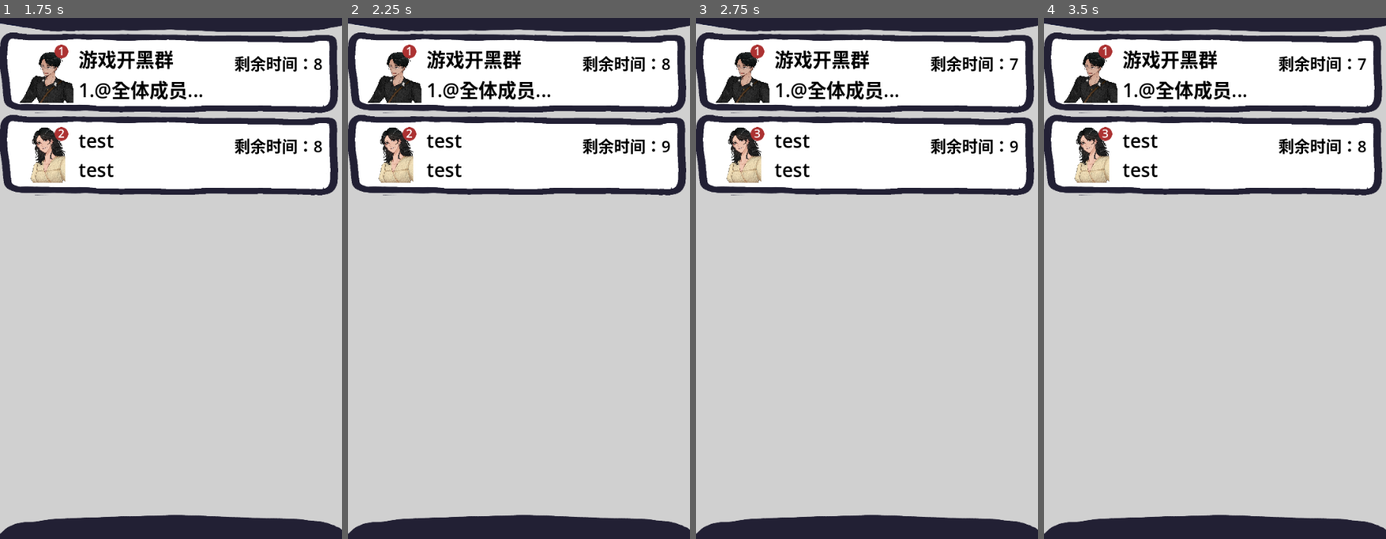
Above: before the commit, frames 1-4 (left to right).
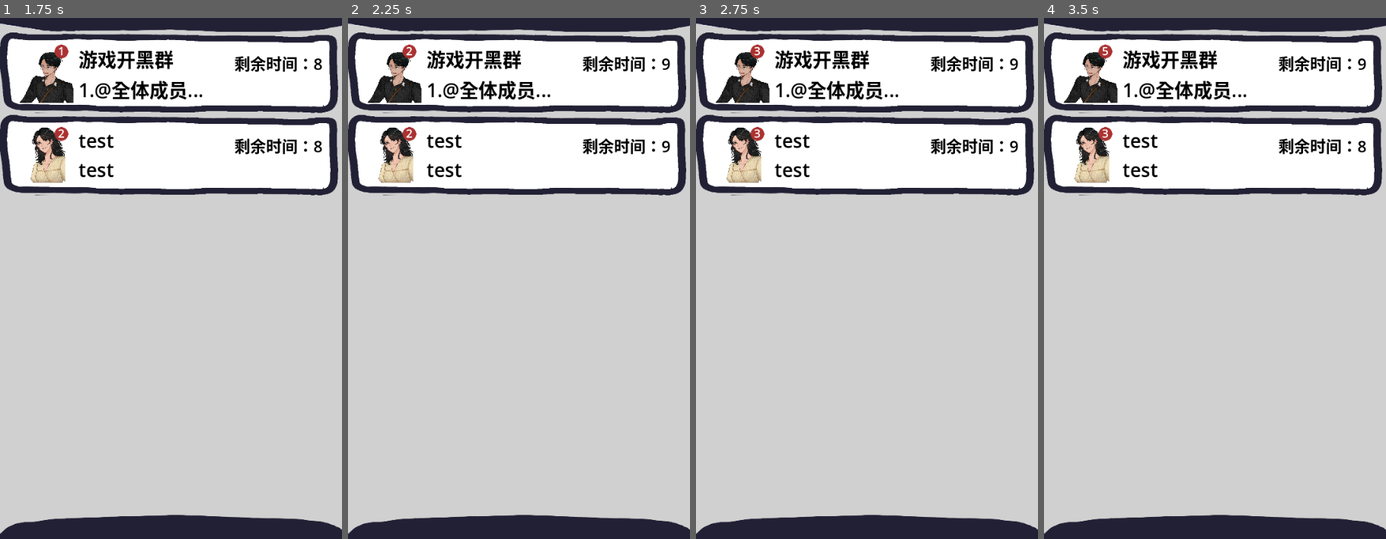
Above: after the commit, the same moments.

Repository: zhitian111/chat-bubble
Game: Godot game, scene res://chat_list/chat_board.tscn
The game is run twice, just before and just after one commit, with the same random seed, the same clock (stepped at 60 frames per second) and the same inputs. This scene is started directly instead of the project's main scene. The engine's default icon, where the game draws it, is replaced by a stand-in: a white triangle on a blue panel in a dark square.
Inputs (mouse positions are in pixels of both pictures, inside the frame that each line leads up to):
- Up to frame 1 (1.75 s): move the mouse to (246, 242) at 0.52 s; tap Enter at 1.25 s; move the mouse to (102, 304) at 1.27 s
- Up to frame 2 (2.25 s): move the mouse to (553, 137) at 2.02 s
- Up to frame 3 (2.75 s): no input
- Up to frame 4 (3.5 s): tap Space at 2.75 s; move the mouse to (1197, 393) at 2.77 s

Frame 1 is identical in both runs. In frame 2, less than 0.1% of the frame differs, in the area x 16-95%, y 5-10%; in frame 3, less than 0.1%; in frame 4, less than 0.1%.

Commit message:
chat_final

Diff:
--- a/characters/game_group.tscn
+++ b/characters/game_group.tscn
@@ -38,8 +38,8 @@
 tracks/0/interp = 1
 tracks/0/loop_wrap = true
 tracks/0/keys = {
-"times": PackedFloat32Array(0, 0.5, 1.5),
-"transitions": PackedFloat32Array(1, 1, 1),
+"times": PackedFloat32Array(0, 0.5, 1.5, 2, 2.5, 3, 3.5, 4, 4.5),
+"transitions": PackedFloat32Array(1, 1, 1, 1, 1, 1, 1, 1, 1),
 "values": [{
 "args": ["666", "无语", "哈哈哈"],
 "method": &"set_choice"
@@ -49,6 +49,24 @@
 }, {
 "args": [],
 "method": &"dialog_end"
+}, {
+"args": ["1.@全体成员，请在10秒钟内在该群聊中发送至少一条文字消息，否则将被踢出群聊！！", "群主"],
+"method": &"add_sentence"
+}, {
+"args": ["1.@全体成员，请在10秒钟内在该群聊中发送至少一条文字消息，否则将被踢出群聊！！", "群主"],
+"method": &"add_sentence"
+}, {
+"args": ["1.@全体成员，请在10秒钟内在该群聊中发送至少一条文字消息，否则将被踢出群聊！！", "群主"],
+"method": &"add_sentence"
+}, {
+"args": ["1.@全体成员，请在10秒钟内在该群聊中发送至少一条文字消息，否则将被踢出群聊！！", "群主"],
+"method": &"add_sentence"
+}, {
+"args": ["1.@全体成员，请在10秒钟内在该群聊中发送至少一条文字消息，否则将被踢出群聊！！", "群主"],
+"method": &"add_sentence"
+}, {
+"args": ["1.@全体成员，请在10秒钟内在该群聊中发送至少一条文字消息，否则将被踢出群聊！！", "群主"],
+"method": &"add_sentence"
 }]
 }
 
--- a/chat/chat.gd
+++ b/chat/chat.gd
@@ -45,7 +45,8 @@
 
 	$AnimationPlayer.play("dialog")
 
-
+	progress_bar.z_index = 1
+	progress_bar.tint_progress = Color(0, 1, 0, 1)
 
 func start_choosing():
 	buttons.visible = true
@@ -55,15 +56,23 @@
 func _process(delta: float) -> void:
 	progress_bar.value = timer.time_left
 	if !timer.is_stopped() && !done:
-		progress_bar.tint_progress += delta*(Color(1,1,1,1) - Color(0, 1, 0, 0.835))/time_length
+		progress_bar.tint_progress += delta*(Color(1,1,1,1) - Color(0, 1, 0, 1))/time_length
 
 func end_choosing():
 	done = true
 	timer.paused = true
 
 	chosen.emit()
+	if timer.time_left * 1.0 < 1.0/3.0*time_length:
+		var rate = rating.instantiate()
+		rate.set_type(rate.rating.nice)
+		self.add_child(rate)
 
-	if timer.time_left * 1.0 <= 2.0/3.0*time_length:
+		rate.start()
+
+		rate.global_position = get_viewport().get_mouse_position() - Vector2(rate.size.x/2,rate.size.y/2) + self.global_position
+
+	if timer.time_left * 1.0 <= 2.0/3.0*time_length && timer.time_left * 1.0 >= 1.0/3.0*time_length:
 		var rate = rating.instantiate()
 		rate.set_type(rate.rating.good)
 		self.add_child(rate)
@@ -71,6 +80,7 @@
 		rate.start()
 
 		rate.global_position = get_viewport().get_mouse_position() - Vector2(rate.size.x/2,rate.size.y/2) + self.global_position
+
 	if timer.time_left * 1.0 > 2.0/3.0*time_length:
 		var rate = rating.instantiate()
 		rate.set_type(rate.rating.perfect)
--- a/chat/chat.tscn
+++ b/chat/chat.tscn
@@ -145,6 +145,7 @@
 one_shot = true
 
 [node name="TextureProgressBar" type="TextureProgressBar" parent="."]
+z_index = 1
 layout_mode = 0
 offset_top = 104.0
 offset_right = 540.0
--- a/chat_bubble/chat_bubble.tscn
+++ b/chat_bubble/chat_bubble.tscn
@@ -18,6 +18,7 @@
 
 [sub_resource type="SystemFont" id="SystemFont_yel16"]
 font_names = PackedStringArray("Microsoft YaHei")
+subpixel_positioning = 0
 
 [sub_resource type="LabelSettings" id="LabelSettings_bqa2p"]
 font = SubResource("SystemFont_yel16")
@@ -26,9 +27,6 @@
 
 [node name="chat_bubble" type="Label"]
 custom_minimum_size = Vector2(200, 0)
-anchors_preset = -1
-anchor_right = 0.185
-anchor_bottom = 0.116
 offset_right = -0.119995
 offset_bottom = -0.167999
 grow_horizontal = 2
--- a/choose_sentence/rating/rating.gd
+++ b/choose_sentence/rating/rating.gd
@@ -3,12 +3,14 @@
 @onready var perfect_texture = $perfect
 @onready var good_texture = $good
 @onready var bad_texture = $bad
+@onready var nice_texture = $nice
 @onready var timer = $Timer
 
 enum rating{
 	good,
 	bad,
-	perfect
+	perfect,
+	nice
 }
 
 var speed = 100.0
@@ -25,14 +27,23 @@
 		good_texture.show()
 		perfect_texture.queue_free()
 		bad_texture.queue_free()
+		nice_texture.queue_free()
 	if type == rating.bad:
 		bad_texture.show()
 		good_texture.queue_free()
 		perfect_texture.queue_free()
+		nice_texture.queue_free()
 	if type == rating.perfect:
 		perfect_texture.show()
 		good_texture.queue_free()
 		bad_texture.queue_free()
+		nice_texture.queue_free()
+	if type == rating.nice:
+		nice_texture.show()
+		good_texture.queue_free()
+		bad_texture.queue_free()
+		perfect_texture.queue_free()
+
 	is_started = true
 	timer.start()
 
--- a/choose_sentence/rating/rating.tscn
+++ b/choose_sentence/rating/rating.tscn
@@ -1,9 +1,10 @@
-[gd_scene load_steps=5 format=3 uid="uid://c4ntj6ogailif"]
+[gd_scene load_steps=6 format=3 uid="uid://c4ntj6ogailif"]
 
 [ext_resource type="Script" path="res://choose_sentence/rating/rating.gd" id="1_ateax"]
 [ext_resource type="Texture2D" uid="uid://15oaqpbapytl" path="res://assets/pgmn/Perfect.png" id="2_dsxle"]
 [ext_resource type="Texture2D" uid="uid://b82gm6enejiiv" path="res://assets/pgmn/Great.png" id="3_057dm"]
 [ext_resource type="Texture2D" uid="uid://doyro0py5q2n1" path="res://assets/pgmn/Miss.png" id="4_tbaca"]
+[ext_resource type="Texture2D" uid="uid://rodw5mx85flm" path="res://assets/pgmn/Nice-1.png" id="5_b3xfb"]
 
 [node name="rating" type="CenterContainer"]
 anchors_preset = 15
@@ -36,6 +37,13 @@
 texture = ExtResource("4_tbaca")
 expand_mode = 3
 
+[node name="nice" type="TextureRect" parent="."]
+visible = false
+custom_minimum_size = Vector2(0, 64)
+layout_mode = 2
+texture = ExtResource("5_b3xfb")
+expand_mode = 3
+
 [node name="Timer" type="Timer" parent="."]
 wait_time = 0.5
 
--- a/dialogs/dialogs.gd
+++ b/dialogs/dialogs.gd
@@ -9,9 +9,9 @@
 func set_choice(choice1:String,choice2:String,choice3:String):
 	print(choice1,choice2,choice3)
 	choose.set_text(choice1,choice2,choice3)
-func _ready() -> void:
-	$mine_bubble.queue_free()
-	$others_bubble.queue_free()
+#func _ready() -> void:
+	#$mine_bubble.queue_free()
+	#$others_bubble.queue_free()
 	# add_sentence("Hello, how are you?", 0)
 	# add_sentence("I'm fine, thanks for asking.", 1)
 	# $controller.play("dialog")
@@ -20,8 +20,13 @@
 func add_label(sentence: Label, poster:String) -> void:
 	add_sentence(sentence.text, poster)
 
+
+
 func add_sentence(sentence: String, poster:String) -> void:
 	var tween = get_tree().create_tween()
+
+	print(self.size)
+
 	if poster != "me":
 		new_message.emit(sentence, poster)
 
--- a/dialogs/dialogs.tscn
+++ b/dialogs/dialogs.tscn
@@ -1,29 +1,15 @@
-[gd_scene load_steps=4 format=3 uid="uid://7u5tp0a0pyk2"]
+[gd_scene load_steps=2 format=3 uid="uid://7u5tp0a0pyk2"]
 
-[ext_resource type="PackedScene" uid="uid://2n21asxdjxhp" path="res://chat_bubble/mine/mine_bubble.tscn" id="1_6ai3x"]
 [ext_resource type="Script" path="res://dialogs/dialogs.gd" id="1_aiebn"]
-[ext_resource type="PackedScene" uid="uid://qvxyry0dp7wu" path="res://chat_bubble/others/others_bubble.tscn" id="2_ap8id"]
 
 [node name="dialogs" type="GridContainer"]
-anchors_preset = 15
-anchor_right = 1.0
-anchor_bottom = 1.0
-grow_horizontal = 2
-grow_vertical = 2
+custom_minimum_size = Vector2(540, 0)
+offset_right = 540.0
 columns = 2
 script = ExtResource("1_aiebn")
 
 [node name="placeholder1" type="Control" parent="."]
 layout_mode = 2
 
-[node name="mine_bubble" parent="." instance=ExtResource("1_6ai3x")]
-layout_mode = 2
-
-[node name="others_bubble" parent="." instance=ExtResource("2_ap8id")]
-layout_mode = 2
-
 [node name="placeholder2" type="Control" parent="."]
 layout_mode = 2
-
-[editable path="mine_bubble"]
-[editable path="others_bubble"]
--- /dev/null
+++ b/inf_mode/inf_characters.gd
@@ -0,0 +1,19 @@
+extends Control
+
+var chat = preload("res://chat/chat.tscn")
+var start_position = Vector2(5400,9600)
+
+func _ready() -> void:
+	$"../Timer".start()
+
+func create_new_chat()->void:
+	var new_chat = chat.instantiate()
+	new_chat.position+=start_position
+	new_chat.position+=Vector2(540,0)*get_child_count()
+	self.add_child(new_chat)
+
+
+func _on_timer_timeout() -> void:
+	var tem = randi()%4
+	if tem == 0:
+		create_new_chat()
--- /dev/null
+++ b/inf_mode/inf_mode_chat_board.gd
@@ -0,0 +1,53 @@
+extends Control
+@export var chat = preload("res://chat_list/single_chat.tscn")
+@export var miss= preload("res://miss/miss.tscn")
+@onready var vbox = $ChatList
+@onready var camera = $Camera2D
+@onready var characters=$characters
+var chats: Dictionary
+var chat_objs:Dictionary={}
+var cameras: Dictionary = {}
+func _ready() -> void:
+	camera.make_current()
+	for c in characters.get_children():
+		chat_objs[c.chat_name]=c
+	for c in chat_objs.values():
+		c.connect("all_info", Callable(self, "_on_all_info_received"))
+		c.connect("back",Callable(self,"_on_chat_back"))
+		c.connect("chosen",Callable(self,"chosen").bind(c))
+	print(chat_objs)
+func _on_all_info_received(message: String, poster: String, time: int, name: String, _camera: Camera2D) -> void:
+	add_chat(game.avatars[name], name, message, float(time))
+	cameras[name]=_camera
+func add_chat(path: String, namee: String, textt: String, timee: float):
+	if !chats.has(namee):
+		var c = chat.instantiate()
+		vbox.add_child(c)
+		vbox.move_child(c, 0)
+		c.init(path, namee, textt)
+		chats[namee] = c
+		c.connect("chat_button_pressed", Callable(self, "_on_chat_button_pressed").bind(c))
+		c.connect("time_end",Callable(self,"_on_time_end").bind(c))
+	chats[namee].set_timer(timee)
+	add_point(namee)
+func add_point(namee: String):
+	chats[namee].set_number(chats[namee].get_number() + 1)
+	chats[namee].add_point()
+func chosen(sender:Node):
+	for key in chat_objs.keys():
+		if chat_objs[key] == sender:
+			print(key)
+			chats[key].chosen()
+func _on_chat_button_pressed(sender: Node):
+	for key in chats.keys():
+		if chats[key] == sender:
+			cameras[key].make_current()
+func _on_time_end(sender:Node):
+	for key in chats.keys():
+		if chats[key] == sender:
+			chats[key].set_message("你已被拉黑")
+	var m=miss.instantiate()
+	get_tree().current_scene.add_child(m)
+
+func _on_chat_back() -> void:
+	camera.make_current()
--- /dev/null
+++ b/inf_mode/inf_mode_chat_board.tscn
@@ -0,0 +1,88 @@
+[gd_scene load_steps=8 format=3 uid="uid://clj5183xngyuf"]
+
+[ext_resource type="Script" path="res://chat_board.gd" id="1_4ty8s"]
+[ext_resource type="Texture2D" uid="uid://sn53n2kcr5uw" path="res://assets/menu/menu_top.png" id="2_c00ie"]
+[ext_resource type="Texture2D" uid="uid://ci1jympqhobx" path="res://assets/menu/menu_bottom.png" id="3_c8imd"]
+[ext_resource type="PackedScene" uid="uid://v0k4wvdk3cpg" path="res://chat/chat.tscn" id="4_rwvhy"]
+[ext_resource type="Script" path="res://inf_mode/inf_characters.gd" id="4_xa7pj"]
+[ext_resource type="PackedScene" uid="uid://ss5iryjqoobs" path="res://characters/game_group.tscn" id="5_46qjk"]
+
+[sub_resource type="LabelSettings" id="LabelSettings_tow6j"]
+font_size = 40
+font_color = Color(0, 0, 0, 1)
+
+[node name="infModeChatBoard" type="Control"]
+layout_mode = 3
+anchors_preset = 0
+script = ExtResource("1_4ty8s")
+
+[node name="ColorRect" type="ColorRect" parent="."]
+z_index = -100
+layout_mode = 0
+offset_right = 540.0
+offset_bottom = 961.0
+color = Color(0.815686, 0.815686, 0.815686, 1)
+
+[node name="top" type="Label" parent="."]
+layout_mode = 2
+offset_right = 310.0
+offset_bottom = 55.0
+text = "                       微Q"
+label_settings = SubResource("LabelSettings_tow6j")
+
+[node name="MenuTop" type="Sprite2D" parent="top"]
+position = Vector2(270, 49.9375)
+scale = Vector2(0.48, 0.328279)
+texture = ExtResource("2_c00ie")
+
+[node name="ChatList" type="VBoxContainer" parent="."]
+layout_mode = 2
+offset_left = 20.0
+offset_top = 120.0
+offset_right = 20.0
+offset_bottom = 120.0
+theme_override_constants/separation = 130
+
+[node name="bottom" type="Label" parent="."]
+layout_mode = 2
+offset_left = 237.0
+offset_top = 905.0
+offset_right = 308.0
+offset_bottom = 960.0
+size_flags_horizontal = 0
+size_flags_vertical = 8
+text = "微Q"
+label_settings = SubResource("LabelSettings_tow6j")
+
+[node name="MenuBottom" type="Sprite2D" parent="bottom"]
+position = Vector2(34, 7)
+scale = Vector2(0.480889, 0.395221)
+texture = ExtResource("3_c8imd")
+
+[node name="Camera2D" type="Camera2D" parent="."]
+position = Vector2(270, 480)
+
+[node name="Timer" type="Timer" parent="."]
+wait_time = 0.5
+
+[node name="characters" type="Control" parent="."]
+anchors_preset = 0
+offset_right = 40.0
+offset_bottom = 40.0
+script = ExtResource("4_xa7pj")
+
+[node name="test" parent="characters" instance=ExtResource("4_rwvhy")]
+layout_mode = 1
+offset_left = 1100.0
+offset_right = 1640.0
+offset_bottom = 960.0
+
+[node name="游戏开黑群" parent="characters" instance=ExtResource("5_46qjk")]
+layout_mode = 1
+offset_left = 2483.0
+offset_right = 3023.0
+offset_bottom = 960.0
+
+[connection signal="timeout" from="Timer" to="characters" method="_on_timer_timeout"]
+
+[editable path="characters/test"]
